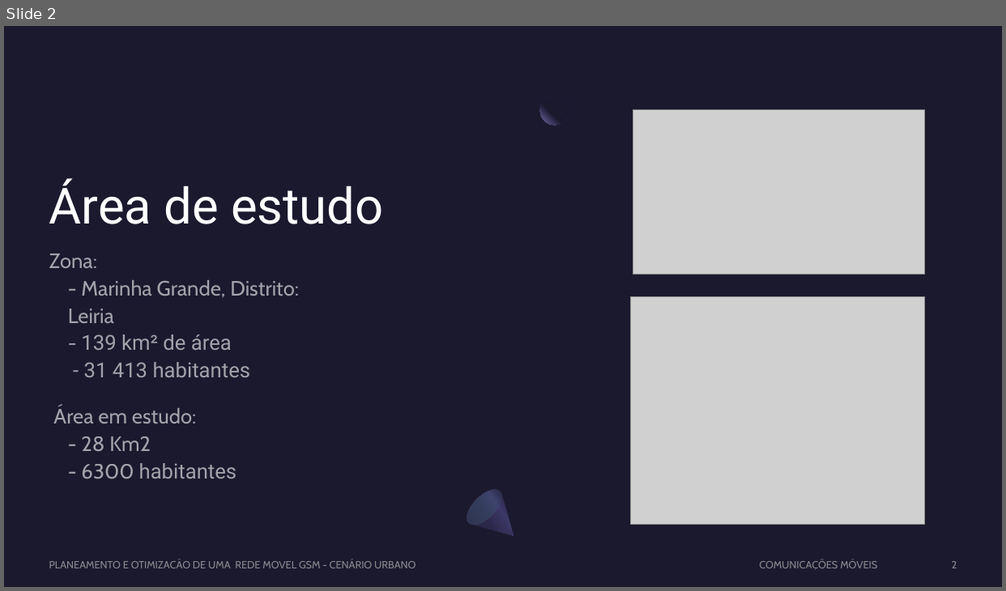
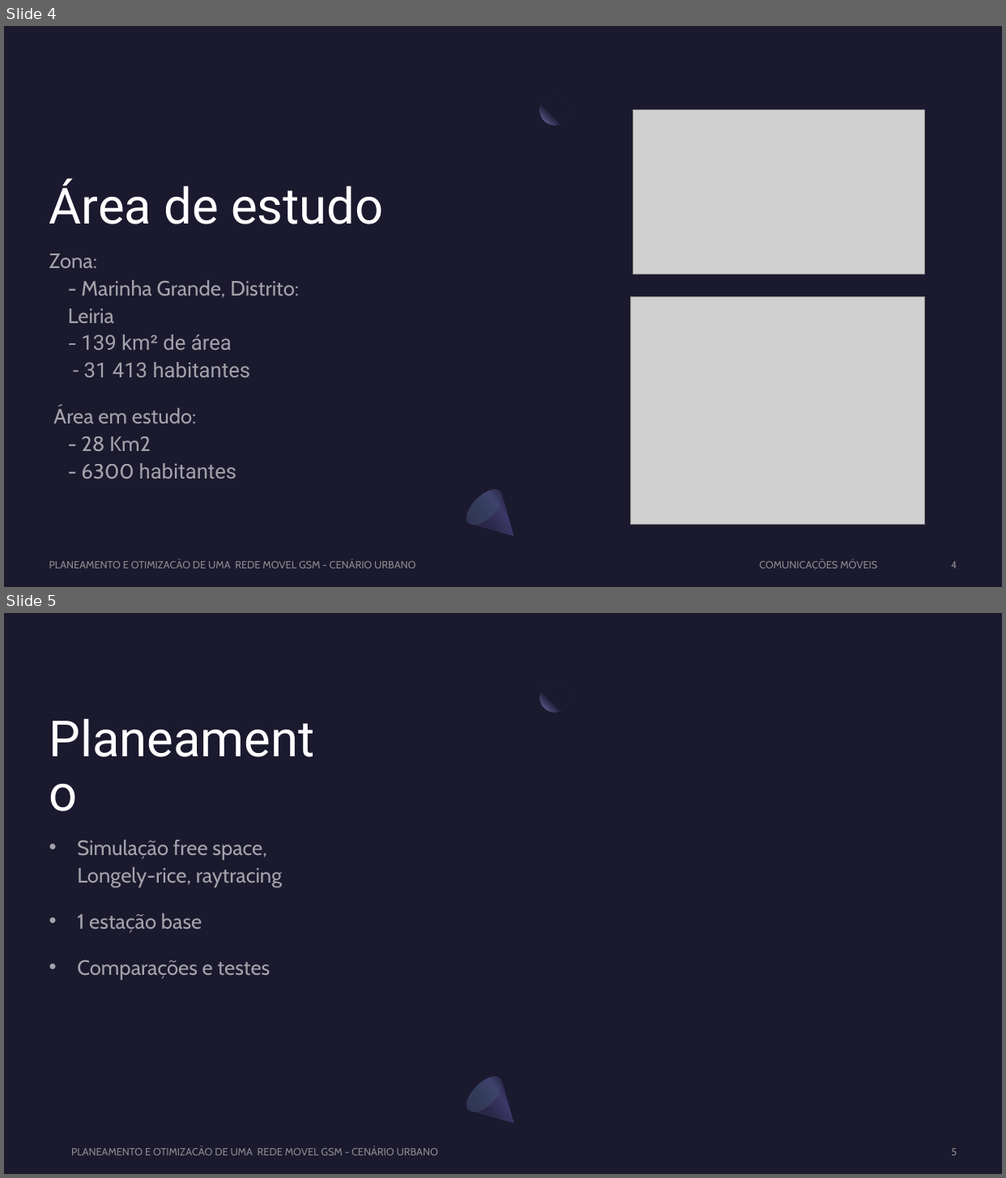
Before and after one commit to Rafaeljff/CM, a slide deck: Apresentacao_GSM_Urbano.pptx. Shown one above the other, each under a label of ours: slide 2 before the commit, slides 4 and 5 after it. The pictures are 1006x591 and 1006x1178 pixels, drawn with LibreOffice and Linux fonts; fonts in the diff are those of the drawing; grey boxes stand for pictures. Boxes give left, top, right and bottom in pixels: in the first picture for what was removed or moved away, otherwise in the second. Text is boxed around its words. In the diff, an @@ line names an element or a change of style, - is before the commit and + after.

```diff
--- a/Apresentacao_GSM_Urbano.pptx
+++ b/Apresentacao_GSM_Urbano.pptx
@@ slide 5 added at <box>4,613,1002,1174</box>, background #1B192E; not listed: 3 template elements that a slide beside it also shows @@
@@ title added at <box>49,658,341,821</box>, 48 pt, text #FFFFFF @@
+Planeamento
@@ text added at <box>77,840,282,979</box>, 20 pt, text #FFFFFF at 60% opacity @@
+• Simulação free space, Longely-rice, raytracing
+• 1 estação base
+• Comparações e testes
@@ text added at <box>71,1148,438,1156</box>, 10 pt, text #A6A6A6 at 80% opacity @@
+PLANEAMENTO E OTIMIZACÂO DE UMA REDE MOVEL GSM - CENÁRIO URBANO
@@ page number added at <box>951,1148,957,1156</box>, 10 pt, text #A6A6A6 at 80% opacity @@
+5
@@ what was slide 2 is now slide 4 @@
@@ page number at <box>951,561,957,569</box>: text changed @@
-2
+4
```
Also in this commit, not shown: 4 slides changed, 2 other slides added, 2 other files.
